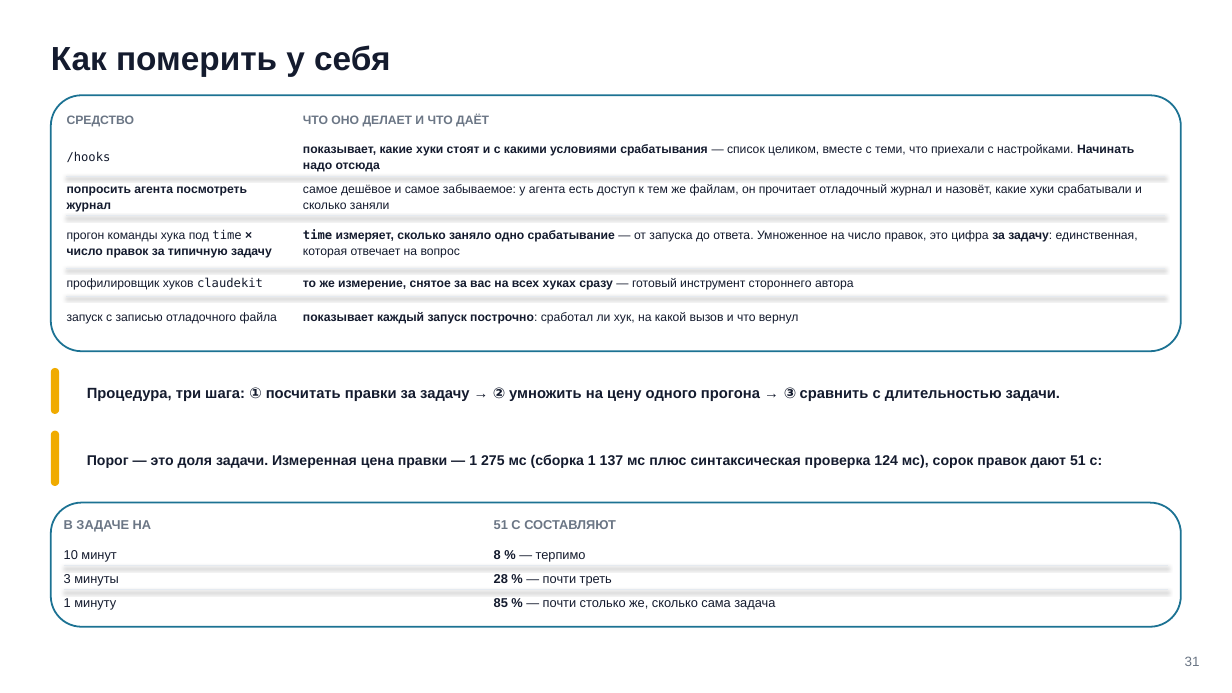
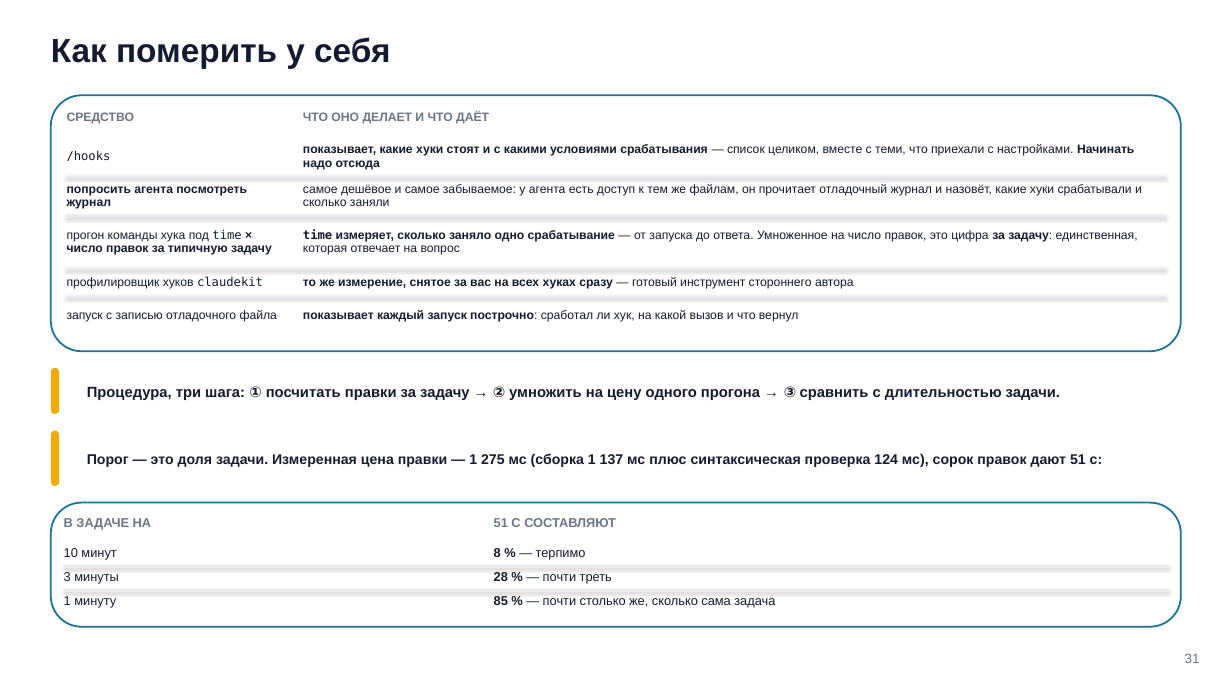
Before and after one commit to tellina-study/AI-usage-lessons, a slide deck: slide 31 of library/seminars/sem-05/rendered/sem-05.pptx. Drawn at 1232x693 pixels with LibreOffice and Linux fonts; fonts in the diff are those of the drawing. Boxes give left, top, right and bottom in pixels: in the first picture for what was removed or moved away, otherwise in the second. Text is boxed around its words. In the diff, an @@ line names an element or a change of style, - is before the commit and + after.

```diff
--- a/library/seminars/sem-05/rendered/sem-05.pptx
+++ b/library/seminars/sem-05/rendered/sem-05.pptx
@@ text "Как померить у себя" at (x1=51, y1=37, x2=390, y2=69): line spacing 1.14 to 29.6pt @@
@@ text "СРЕДСТВО" at (x1=67, y1=112, x2=134, y2=124): line spacing 1.1 to 10.4pt @@
@@ text "ЧТО ОНО ДЕЛАЕТ И ЧТО ..." at (x1=303, y1=112, x2=489, y2=124): line spacing 1.1 to 10.4pt @@
@@ line spacing 1.09 to 10.3pt in 7 elements at (x1=303, y1=144, x2=1134, y2=170), (x1=67, y1=186, x2=247, y2=209), (x1=303, y1=184, x2=1142, y2=206), (x1=67, y1=229, x2=272, y2=255), (x1=303, y1=229, x2=1138, y2=255), (x1=67, y1=310, x2=277, y2=322), (x1=303, y1=310, x2=798, y2=322) @@
@@ text "В ЗАДАЧЕ НА" at (x1=64, y1=518, x2=152, y2=529): line spacing 1.1 to 11pt @@
@@ text "51 С СОСТАВЛЯЮТ" at (x1=494, y1=518, x2=616, y2=527): line spacing 1.1 to 11pt @@
@@ line spacing 1.04 to 10.4pt in 6 elements at (x1=64, y1=548, x2=116, y2=560), (x1=494, y1=547, x2=586, y2=560), (x1=64, y1=572, x2=118, y2=584), (x1=494, y1=572, x2=612, y2=584), (x1=64, y1=596, x2=116, y2=608), (x1=494, y1=596, x2=775, y2=608) @@
@@ text "31" at (x1=1185, y1=653, x2=1200, y2=663): line spacing 1.18 to 12.4pt @@
```
Also in this commit, not shown: 67 other slides changed, 11 other files.
